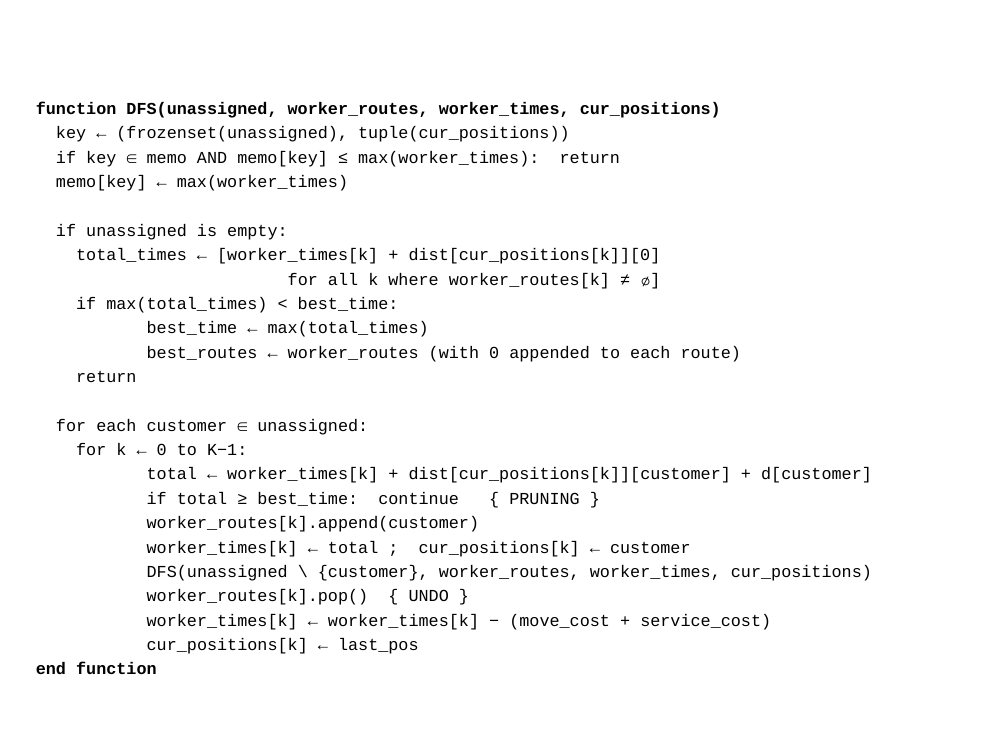
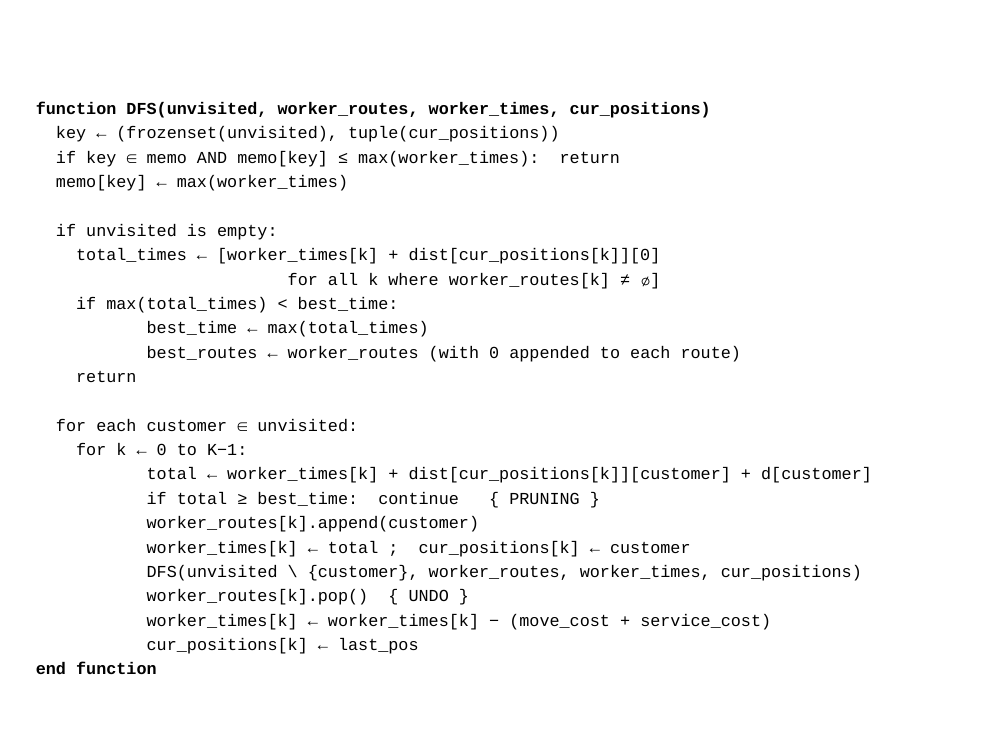
Before and after one commit to meeGit-dpm/167686_Project_Optimization, a slide deck: slide 12 of Report/FundOptG5.pptx. Drawn at 1008x756 pixels with LibreOffice and Linux fonts; fonts in the diff are those of the drawing; background and template pictures are left out. Boxes give left, top, right and bottom in pixels: in the first picture for what was removed or moved away, otherwise in the second. Text is boxed around its words. In the diff, an @@ line names an element or a change of style, - is before the commit and + after.

```diff
--- a/Report/FundOptG5.pptx
+++ b/Report/FundOptG5.pptx
@@ text at (x1=36, y1=102, x2=711, y2=142): text changed @@
-function DFS(unassigned, worker_routes, worker_times, cur_positions)
-key ← (frozenset(unassigned), tuple(cur_positions))
+function DFS(unvisited, worker_routes, worker_times, cur_positions)
+key ← (frozenset(unvisited), tuple(cur_positions))
@@ text at (x1=56, y1=224, x2=277, y2=240): text changed @@
-if unassigned is empty:
+if unvisited is empty:
@@ text at (x1=56, y1=419, x2=358, y2=432): text changed @@
-for each customer ∈ unassigned:
+for each customer ∈ unvisited:
@@ text at (x1=147, y1=565, x2=862, y2=581): text changed @@
-DFS(unassigned \ {customer}, worker_routes, worker_times, cur_positions)
+DFS(unvisited \ {customer}, worker_routes, worker_times, cur_positions)
```
Also in this commit, not shown: 5 other slides changed, 1 other file.
